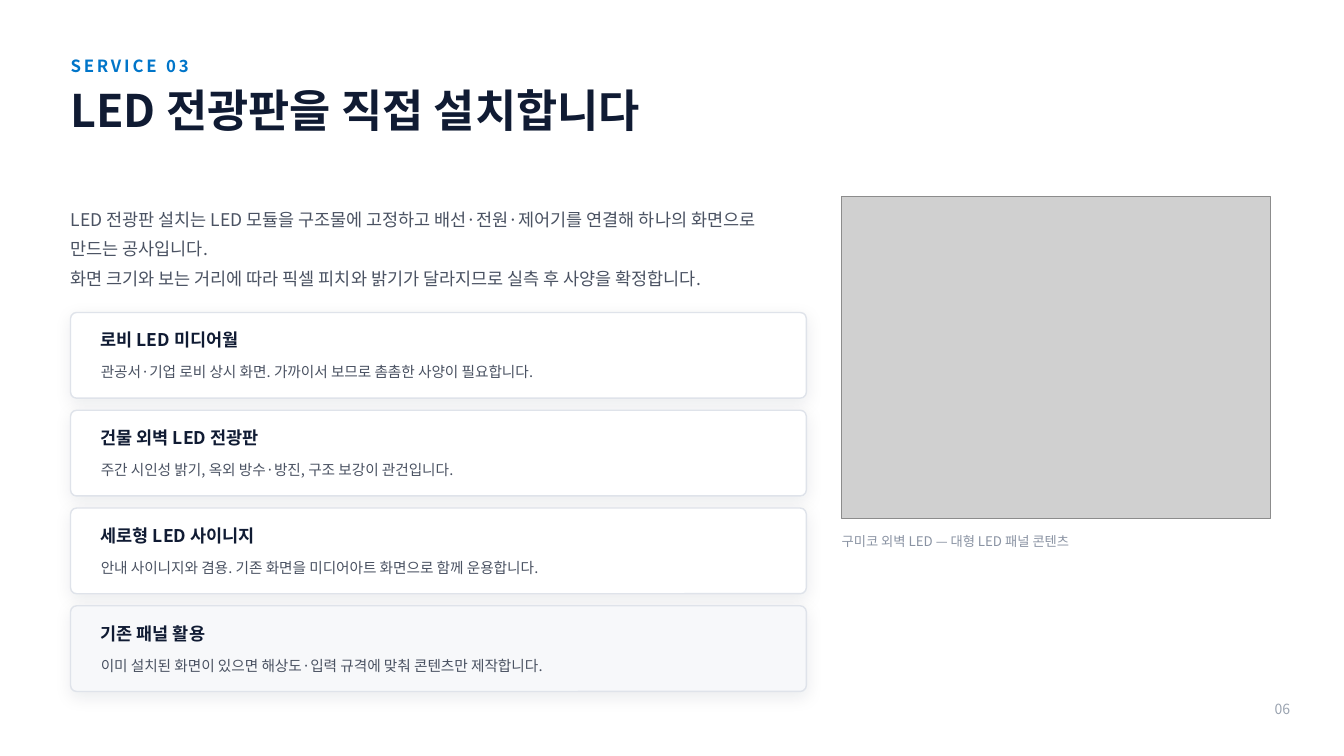
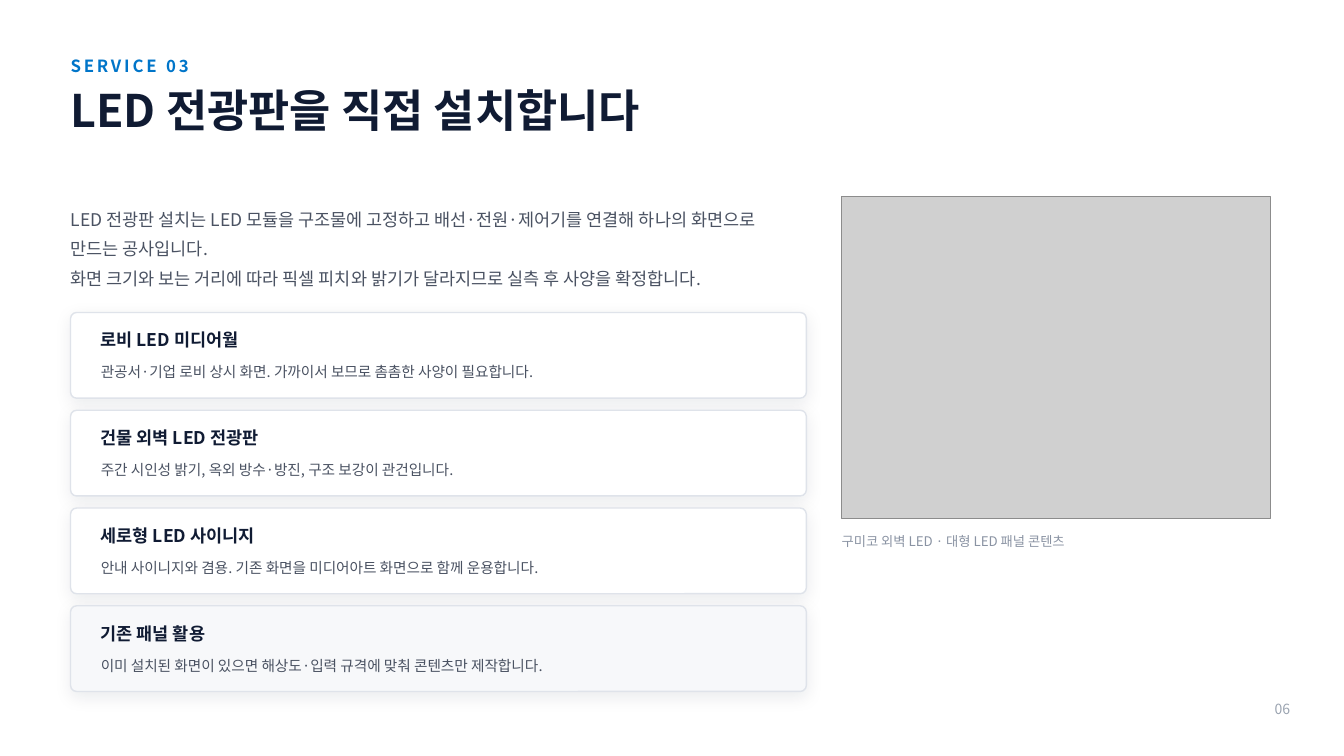
Before and after one commit to bradleyHong/oneul-bomnal, a slide deck: slide 6 of docs/오늘은봄날_회사소개서.pptx. Drawn at 1344x756 pixels with LibreOffice and Linux fonts; fonts in the diff are those of the drawing; grey boxes stand for pictures. Boxes give left, top, right and bottom in pixels: in the first picture for what was removed or moved away, otherwise in the second. Text is boxed around its words. In the diff, an @@ line names an element or a change of style, - is before the commit and + after.

```diff
--- a/docs/오늘은봄날_회사소개서.pptx
+++ b/docs/오늘은봄날_회사소개서.pptx
@@ text at [842,535,1065,547]: text changed @@
-구미코 외벽 LED — 대형 LED 패널 콘텐츠
+구미코 외벽 LED · 대형 LED 패널 콘텐츠
```
Also in this commit, not shown: 8 other slides changed, 1 slide added, 1 other file.
